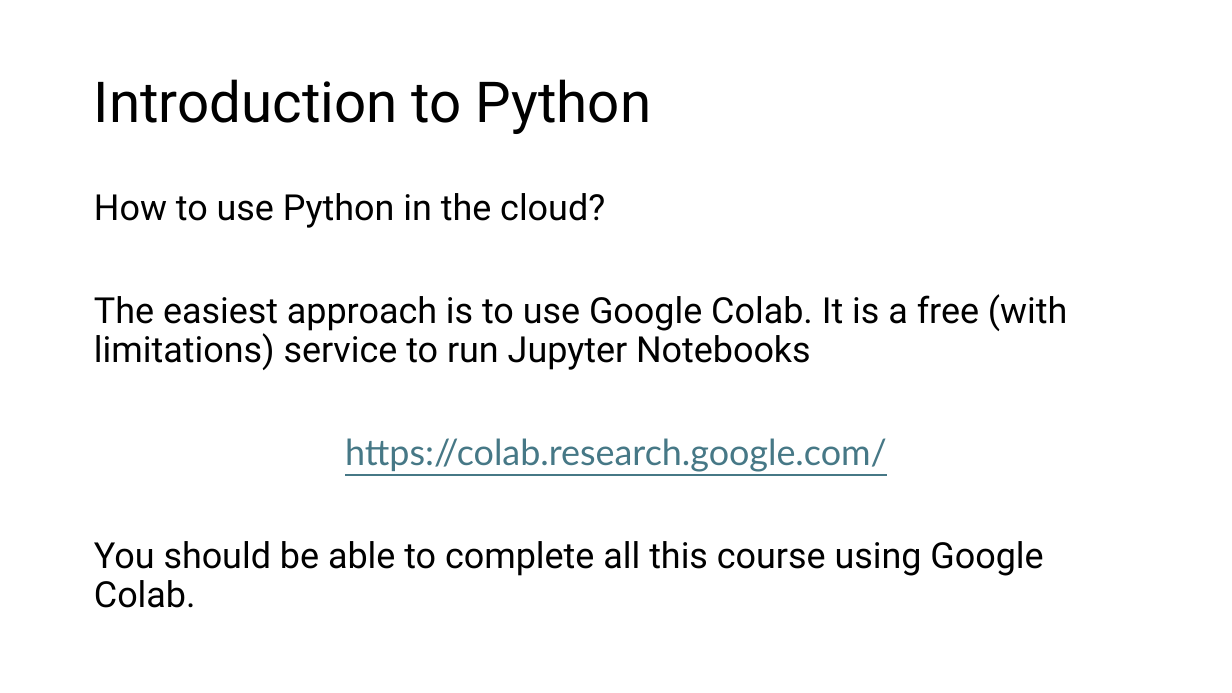
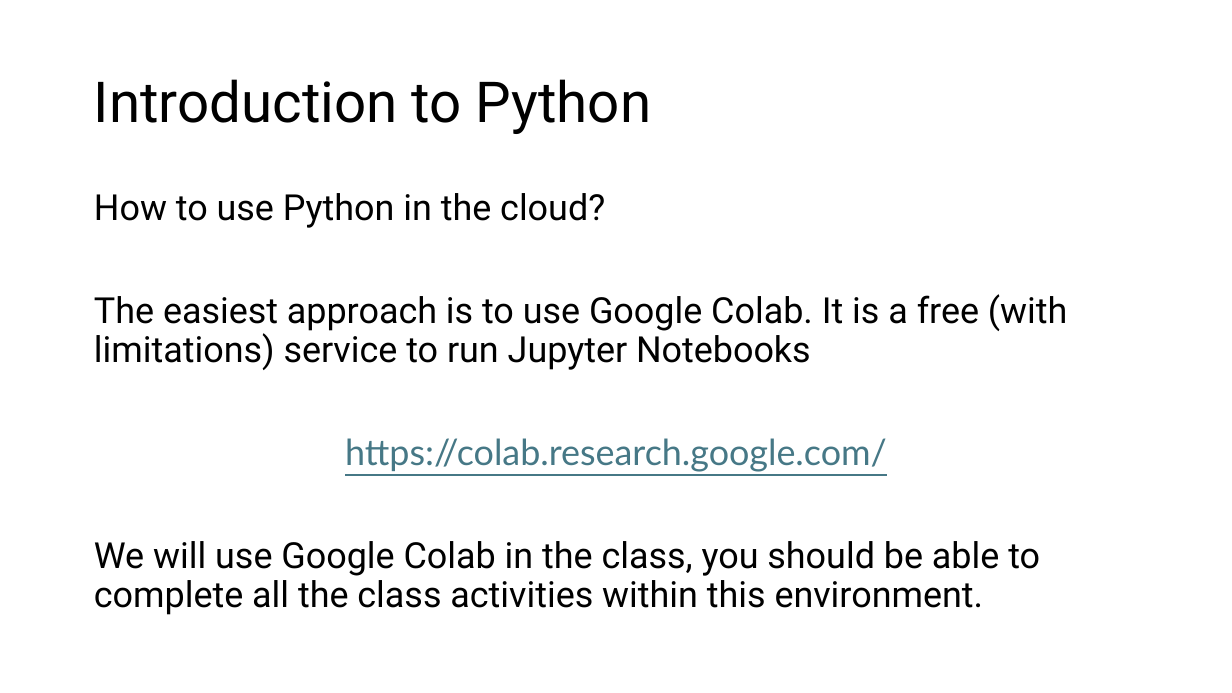
Before and after one commit to dguari1/AIforMovementScience, a slide deck: slide 21 of How to use Python.pptx. Drawn at 1232x693 pixels with LibreOffice and Linux fonts; fonts in the diff are those of the drawing. Boxes give left, top, right and bottom in pixels: in the first picture for what was removed or moved away, otherwise in the second. Text is boxed around its words. In the diff, an @@ line names an element or a change of style, - is before the commit and + after.

```diff
--- a/How to use Python.pptx
+++ b/How to use Python.pptx
@@ text at [94, 541, 1040, 615]: text changed @@
-You should be able to complete all this course using Google Colab.
+We will use Google Colab in the class, you should be able to complete all the class activities within this environment.
```
Also in this commit, not shown: 2 other slides changed, 3 other files.
